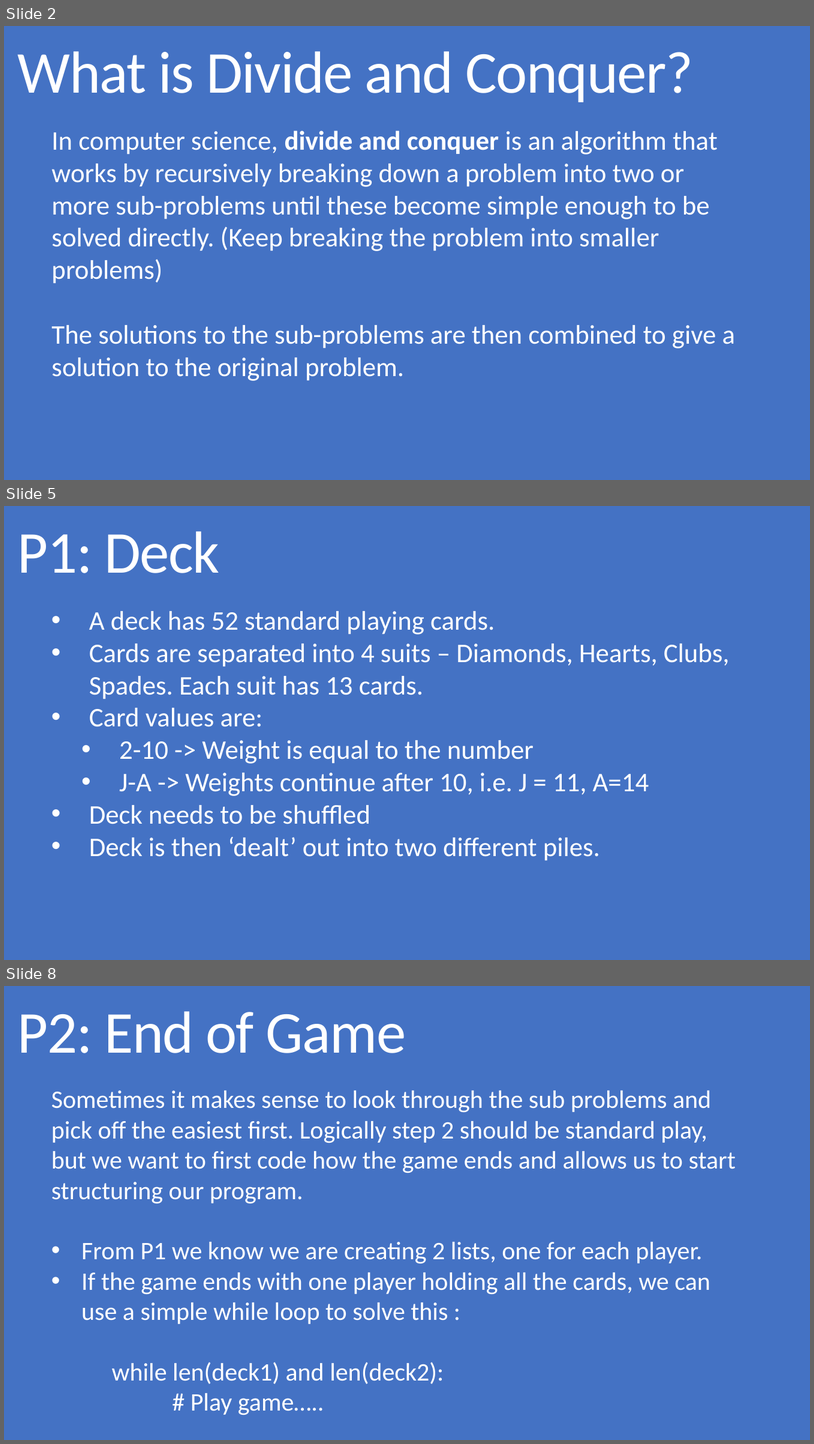
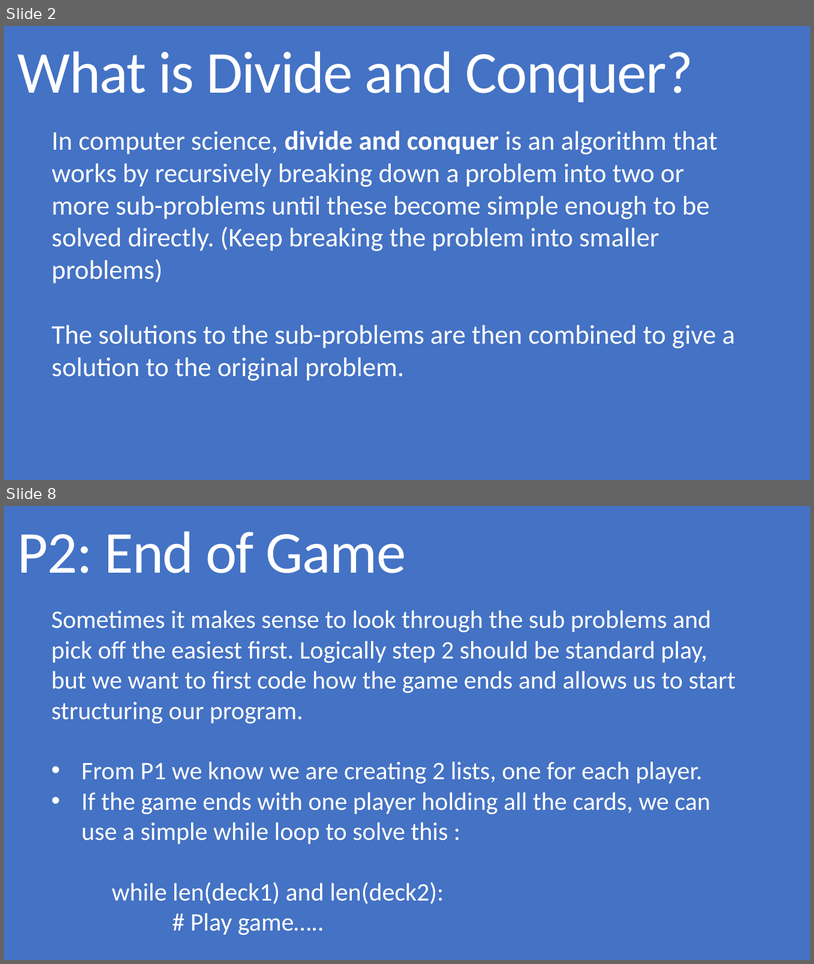
Before and after one commit to grecoe/teals, a slide deck: 5_presentations/DivideAndConquer.pptx. Shown one above the other, each under a label of ours: slides 2, 5 and 8 before the commit, slides 2 and 8 after it; the slides between them are not shown. The pictures are 814x1444 and 814x964 pixels, drawn with LibreOffice and Linux fonts; fonts in the diff are those of the drawing. Boxes give left, top, right and bottom in pixels: in the first picture for what was removed or moved away, otherwise in the second. Text is boxed around its words. In the diff, an @@ line names an element or a change of style, - is before the commit and + after.

```diff
--- a/5_presentations/DivideAndConquer.pptx
+++ b/5_presentations/DivideAndConquer.pptx
@@ slide 5 removed at (4, 506, 810, 960), background #4472C4 @@
@@ title removed at (18, 531, 219, 573) @@
-P1: Deck
@@ text removed at (89, 611, 730, 861) @@
-• A deck has 52 standard playing cards.
-• Cards are separated into 4 suits – Diamonds, Hearts, Clubs, Spades. Each suit has 13 cards.
-• Card values are:
-  • 2-10 -> Weight is equal to the number
-  • J-A -> Weights continue after 10, i.e. J = 11, A=14
-• Deck needs to be shuffled
-• Deck is then ‘dealt’ out into two different piles.
```
Also in this commit, not shown: 4 slides changed, 1 slide added, 1 other slide removed.
